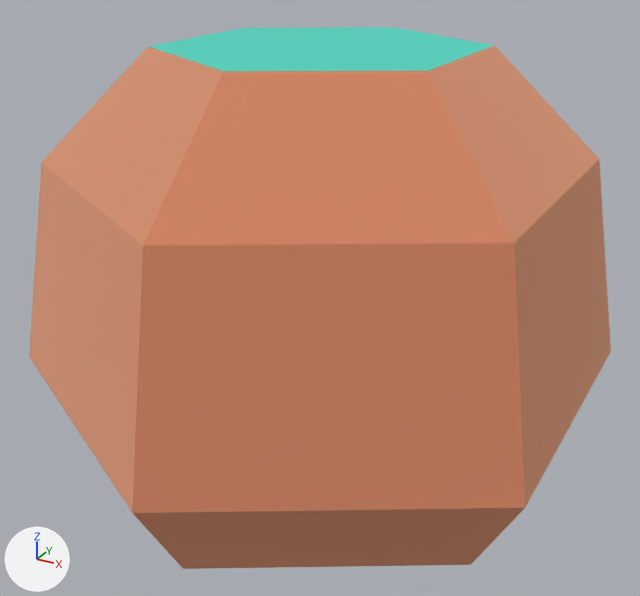
Two versions of the glTF model public/models/nf2/nature/rock_smallI.glb, one commit apart.
The view is the same before and after, from a 50 mm camera at (0.27, -0.494, 0.305) aimed at (0.004, -0.01, 0.063). Every picture has the same lights, and +X, +Y and +Z are marked at lower left. The picture after the commit comes second. Where no turn or scale is listed for an object, it has been applied to the vertices.

Objects in the first picture: 'rock_smallI'.
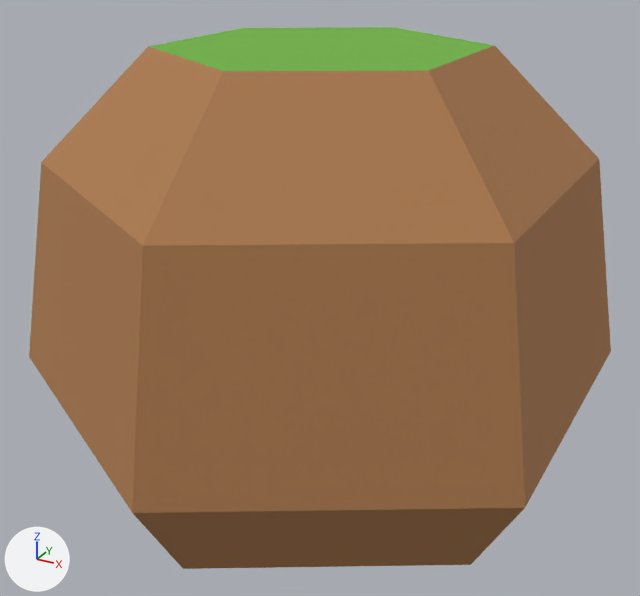
Pixel boxes (x1, y1, x2, y2) of what changed, in the pictures (640 x 596 px):
'rock_smallI', recoloured, surface changed (darker)
    both: (29, 27, 611, 569)

The change, as a diff of the scene's bpy script:
```diff
--- a/public/models/nf2/nature/rock_smallI.glb.py
+++ b/public/models/nf2/nature/rock_smallI.glb.py
@@ mat_grass @@
 mat_grass = principled_material('grass')
-mat_grass.base_color = (0.173, 0.847, 0.722)  # cyan #73eddd
+mat_grass.base_color = (0.159, 0.451, 0.0513)  # green #6fb340
 mat_grass.metallic = 1.0
@@ mat_dirt @@
 mat_dirt = principled_material('dirt')
-mat_dirt.base_color = (0.886, 0.514, 0.341)  # beige #f2be9e
-mat_dirt.metallic = 1.0
+mat_dirt.base_color = (0.418, 0.198, 0.0762)  # brown #ad7b4e
 mat_dirt.roughness = 1.0
@@ ob_tmpparent @@
-ob_tmpparent = bpy.data.objects.new('tmpParent', None)
-ob_tmpparent.location = (0.0, 0.0, 0.0)
```
